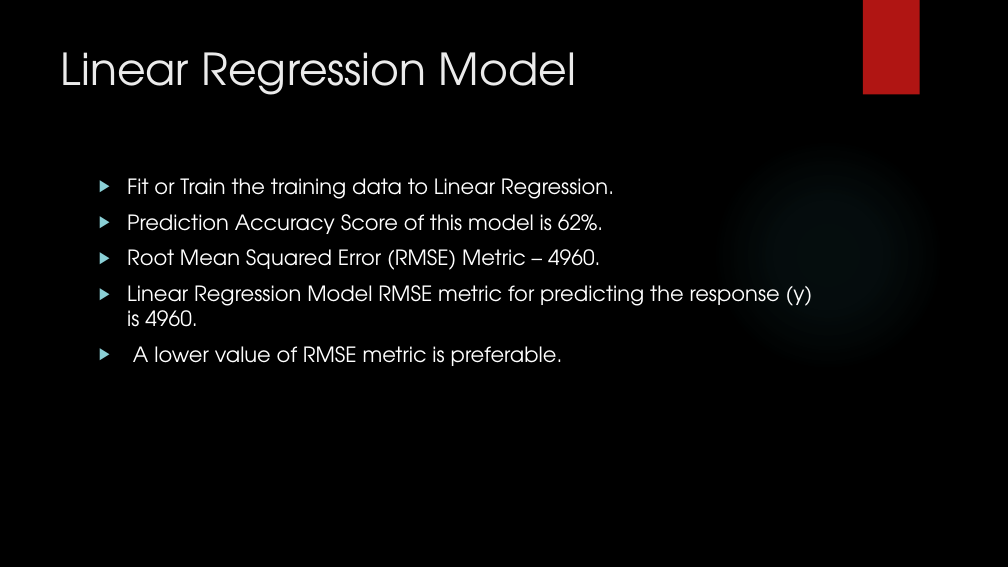
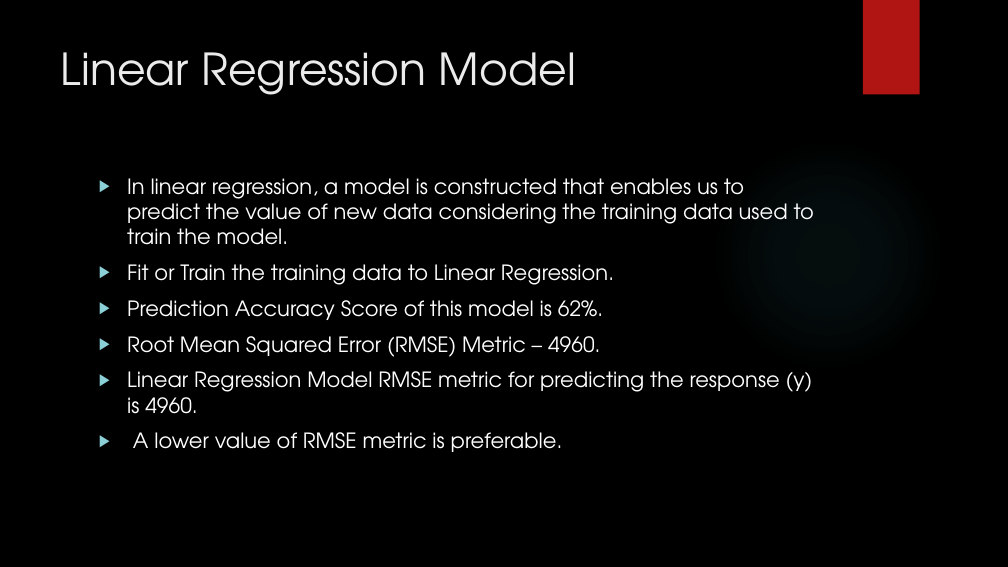
Before and after one commit to BOLATUNJI/PracticumI---Predicting-the-Price-of-Used-Cars, a slide deck: slide 16 of Predicting the Price of Used Car Presentation.pptx. Drawn at 1008x567 pixels with LibreOffice and Linux fonts; fonts in the diff are those of the drawing; background and template pictures are left out. Boxes give left, top, right and bottom in pixels: in the first picture for what was removed or moved away, otherwise in the second. Text is boxed around its words. In the diff, an @@ line names an element or a change of style, - is before the commit and + after.

```diff
--- a/Predicting the Price of Used Car Presentation.pptx
+++ b/Predicting the Price of Used Car Presentation.pptx
@@ text at (127, 178, 814, 245): paragraph added @@
+▶ In linear regression, a model is constructed that enables us to predict the value of new data considering the training data used to train the model.
```
Also in this commit, not shown: 6 other slides changed, 1 slide added.
